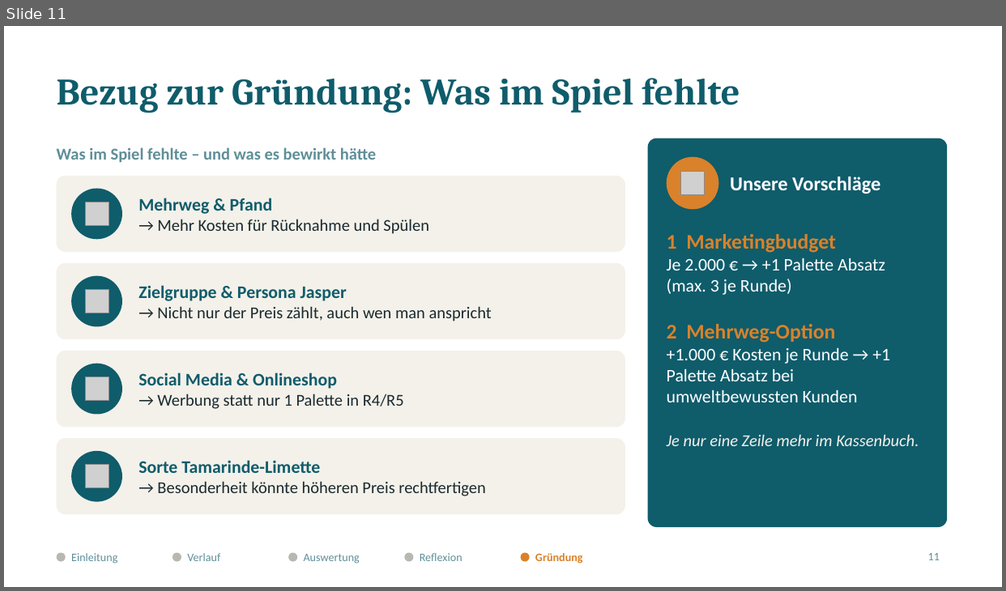
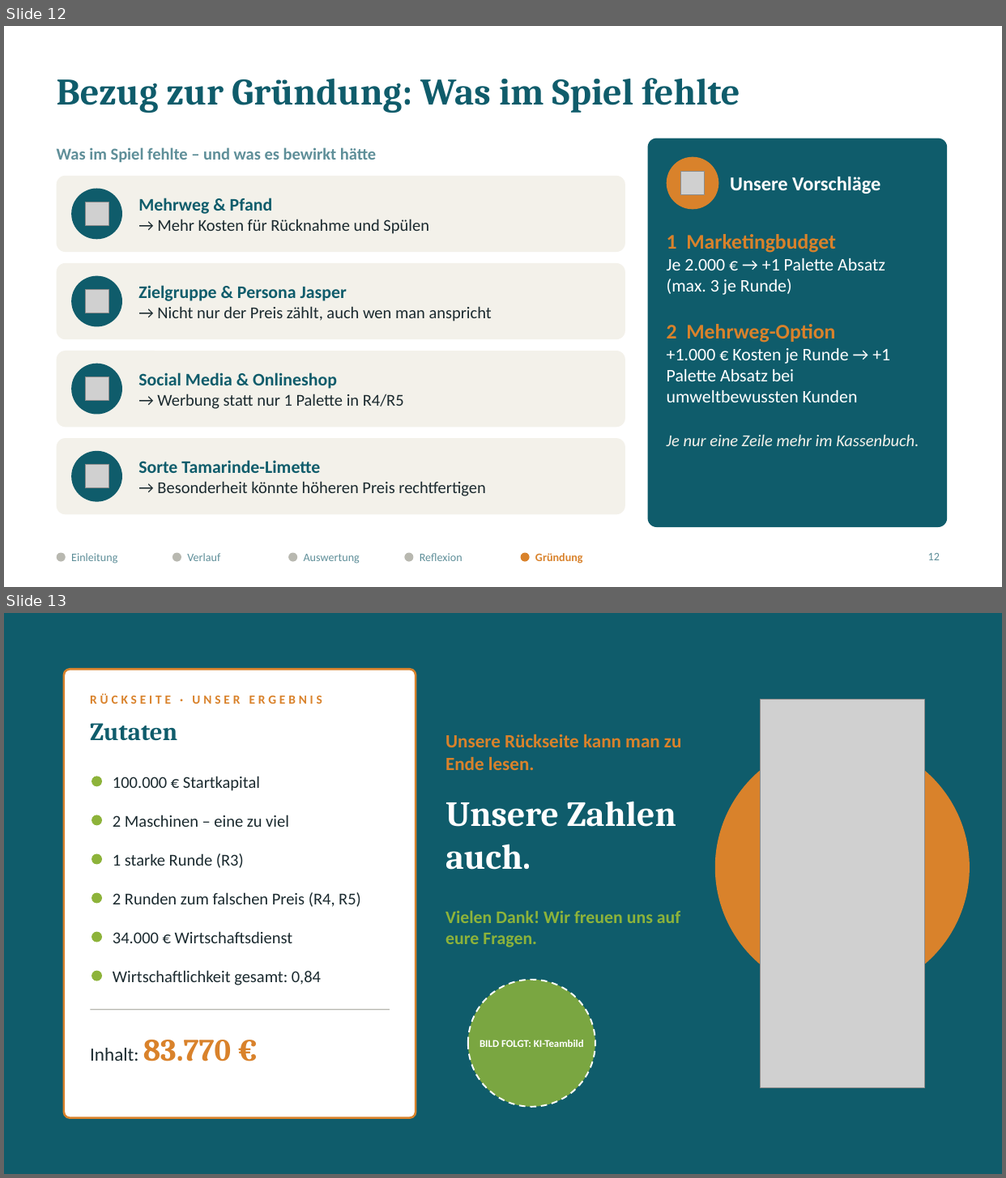
Before and after one commit to jofy0002/claude-workspace, a slide deck: endpraesentation/Elbharz_Endpraesentation.pptx. Shown one above the other, each under a label of ours: slide 11 before the commit, slides 12 and 13 after it. The pictures are 1006x591 and 1006x1178 pixels, drawn with LibreOffice and Linux fonts; fonts in the diff are those of the drawing; grey boxes stand for pictures. Boxes give left, top, right and bottom in pixels: in the first picture for what was removed or moved away, otherwise in the second. Text is boxed around its words. In the diff, an @@ line names an element or a change of style, - is before the commit and + after.

```diff
--- a/endpraesentation/Elbharz_Endpraesentation.pptx
+++ b/endpraesentation/Elbharz_Endpraesentation.pptx
@@ slide 13 added at <box>4,613,1002,1174</box>, background #0F5C6B @@
@@ rounded rectangle added at <box>64,669,415,1118</box>, fill #FFFFFF, outline #D9822B 2 pt @@
@@ text added at <box>90,693,322,704</box>, 12 pt, text #D9822B, bold @@
+RÜCKSEITE · UNSER ERGEBNIS
@@ picture added at <box>760,699,924,1088</box> @@
@@ text added at <box>90,723,177,741</box>, 24 pt, text #0F5C6B, bold @@
+Zutaten
@@ text added at <box>445,734,681,770</box>, 18 pt, text #D9822B, bold @@
+Unsere Rückseite kann man zu Ende lesen.
@@ ellipse added at <box>715,740,970,995</box>, fill #D9822B @@
@@ ellipse added at <box>91,776,102,786</box>, fill #8DB33A @@
@@ text added at <box>113,776,260,791</box>, 16 pt, text #1B2A2F @@
+100.000 € Startkapital
@@ text added at <box>445,801,676,870</box>, 34 pt, text #FFFFFF, bold @@
+Unsere Zahlen auch.
@@ ellipse added at <box>91,815,102,825</box>, fill #8DB33A @@
@@ text added at <box>113,815,289,827</box>, 16 pt, text #1B2A2F @@
+2 Maschinen – eine zu viel
@@ ellipse added at <box>91,854,102,865</box>, fill #8DB33A @@
@@ text added at <box>113,854,244,868</box>, 16 pt, text #1B2A2F @@
+1 starke Runde (R3)
@@ ellipse added at <box>91,893,102,904</box>, fill #8DB33A @@
@@ text added at <box>113,892,361,907</box>, 16 pt, text #1B2A2F @@
+2 Runden zum falschen Preis (R4, R5)
@@ text added at <box>445,911,680,948</box>, 17 pt, text #8DB33A, bold @@
+Vielen Dank! Wir freuen uns auf eure Fragen.
@@ ellipse added at <box>91,932,102,943</box>, fill #8DB33A @@
@@ text added at <box>113,931,293,943</box>, 16 pt, text #1B2A2F @@
+34.000 € Wirtschaftsdienst
@@ ellipse added at <box>91,971,102,982</box>, fill #8DB33A @@
@@ text added at <box>113,970,321,986</box>, 16 pt, text #1B2A2F @@
+Wirtschaftlichkeit gesamt: 0,84
@@ ellipse added at <box>468,980,595,1107</box>, fill #8DB33A at 85% opacity, outline #FFFFFF 1.5 pt dashed @@
@@ line added from (90, 1010) to (390, 1010), #B8B8B0 1 pt @@
@@ text added at <box>90,1040,231,1062</box>, 18 pt, text #1B2A2F @@
+Inhalt: 83.770 €
@@ text added at <box>479,1040,584,1047</box>, 10 pt, text #FFFFFF, bold @@
+BILD FOLGT: KI-Teambild
@@ what was slide 11 is now slide 12 @@
@@ page number at <box>928,553,940,561</box>: text changed @@
-11
+12
```
Also in this commit, not shown: 1 slide changed, 1 other slide added, 1 slide removed, 9 other files.
